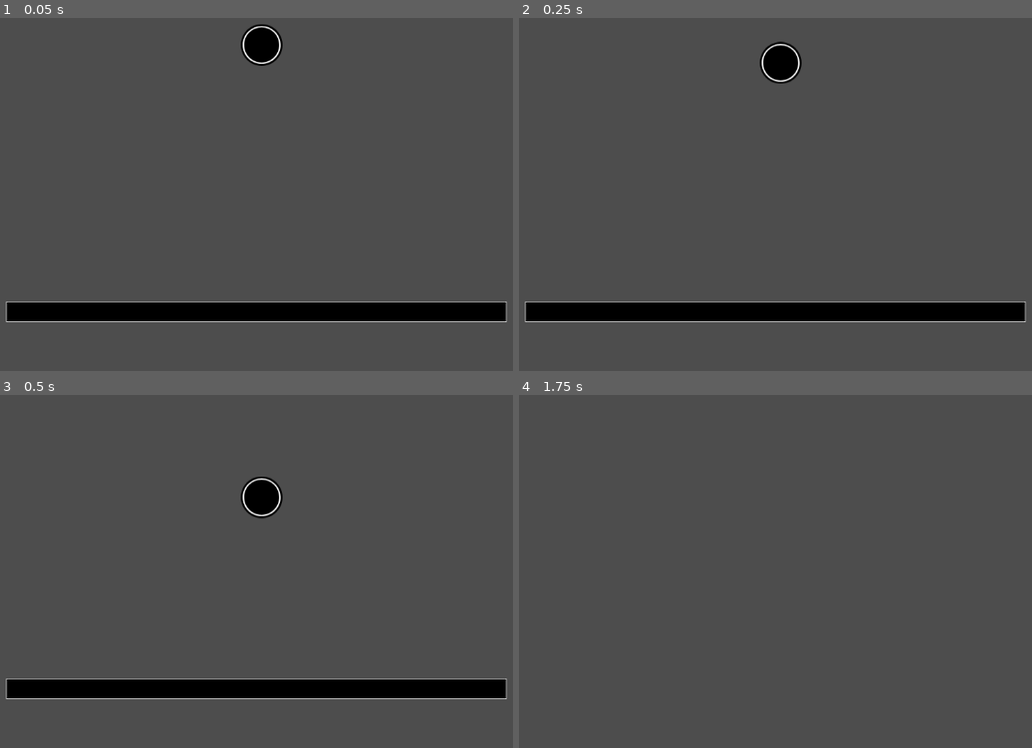
Above: before the commit, frames 1-4 (two rows, left to right).
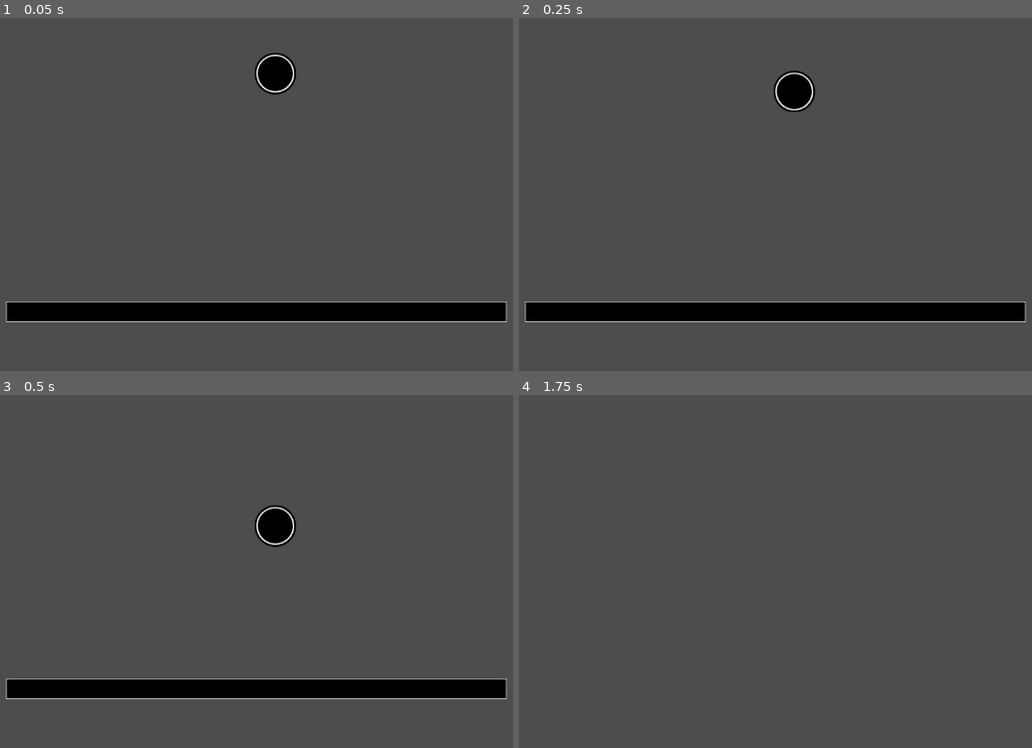
Above: after the commit, the same moments.

Repository: jo-ho/balance-game
Game: Godot game, scene res://game.tscn
The game is run twice, just before and just after one commit, with the same random seed, the same clock (stepped at 60 frames per second) and the same inputs.
Inputs:
- Up to frame 1 (0.05 s): no input
- Up to frame 2 (0.25 s): no input
- Up to frame 3 (0.5 s): no input
- Up to frame 4 (1.75 s): hold Down (right_down) 0.53-1.28 s; hold S (left_down) from 1.28 s (still down)

The runs differ from the first frame. In frame 1, 1.3% of the frame differs, in the area x 46-58%, y 1-22%; in frame 2, 1.3%; in frame 3, 1.3%, in the area x 46-58%, y 23-44%; in frame 4, nothing differs.

Commit message:
Add effects + pickups system

Diff:
--- a/body/ball.gd
+++ b/body/ball.gd
@@ -1,2 +1,8 @@
 class_name Ball
 extends RigidBody2D
+
+func _ready() -> void:
+	Events.ball_frozen.connect(_on_frozen)
+
+func _on_frozen(value: bool) -> void:
+	call_deferred("set_lock_rotation_enabled", value)
--- a/body/bar.gd
+++ b/body/bar.gd
@@ -3,7 +3,7 @@
 
 const BASE_VELOCITY = 1
 const BASE_MOVE_VELOCTY = 300
-const PUSH_FORCE = 30
+const PUSH_FORCE = 25
 const ROTATION_LIMIT = PI / 9
 
 var rotate_velocity: int = 0
--- /dev/null
+++ b/common/events.gd
@@ -0,0 +1,4 @@
+extends Node
+
+signal pickup_collected(effect_type: EffectData.Type, duration_secs: float)
+signal ball_frozen(value: bool)
--- /dev/null
+++ b/effect/effect.gd
@@ -0,0 +1,18 @@
+class_name Effect
+extends Node
+
+@onready var timer: Timer = $Timer
+
+var data: EffectData
+
+func _ready() -> void:
+	timer.timeout.connect(_on_timer_timeout)
+
+func on_apply(duration_secs: float) -> void:
+	pass
+
+func on_expire() -> void:
+	pass
+
+func _on_timer_timeout() -> void:
+	on_expire()
--- /dev/null
+++ b/effect/effect.tscn
@@ -0,0 +1,8 @@
+[gd_scene load_steps=2 format=3 uid="uid://o3hqnitgvtub"]
+
+[ext_resource type="Script" uid="uid://biqmejhub4mnn" path="res://effect/effect.gd" id="1_vu2kh"]
+
+[node name="Effect" type="Node"]
+script = ExtResource("1_vu2kh")
+
+[node name="Timer" type="Timer" parent="."]
--- /dev/null
+++ b/effect/effect_data.gd
@@ -0,0 +1,10 @@
+class_name EffectData
+extends Resource
+
+enum Type {
+	FREEZE
+}
+
+@export var type: Type
+@export var name: String
+@export var scene: PackedScene
--- /dev/null
+++ b/effect/effect_manager.gd
@@ -0,0 +1,17 @@
+class_name EffectManager
+extends Node
+
+var effects: Dictionary[EffectData.Type, EffectData] = {
+	EffectData.Type.FREEZE: preload("res://effect/freeze.tres")
+}
+
+func add_effect(type: EffectData.Type, duration_secs: float) -> void:
+	for effect: Effect in get_children():
+		if effect.data.type == type:
+			effect.on_apply(duration_secs)
+			return
+
+	var new_effect: Effect = effects[type].scene.instantiate()
+	new_effect.data = effects[type]
+	add_child(new_effect)
+	new_effect.on_apply(duration_secs)
--- /dev/null
+++ b/effect/effect_manager.tscn
@@ -0,0 +1,6 @@
+[gd_scene load_steps=2 format=3 uid="uid://cm8gpjqpgogui"]
+
+[ext_resource type="Script" uid="uid://skrxrcr7r7hl" path="res://effect/effect_manager.gd" id="1_hm4uc"]
+
+[node name="EffectManager" type="Node"]
+script = ExtResource("1_hm4uc")
--- /dev/null
+++ b/effect/freeze.gd
@@ -0,0 +1,10 @@
+class_name Freeze
+extends Effect
+
+func on_apply(duration_secs: float) -> void:
+	timer.start(duration_secs)
+	Events.ball_frozen.emit(true)
+
+func on_expire() -> void:
+	Events.ball_frozen.emit(false)
+	queue_free()
--- /dev/null
+++ b/effect/freeze.tres
@@ -0,0 +1,11 @@
+[gd_resource type="Resource" script_class="EffectData" load_steps=3 format=3 uid="uid://b871nn1h1npyd"]
+
+[ext_resource type="PackedScene" uid="uid://c1gg3w3ryabb2" path="res://effect/freeze.tscn" id="1_h7ju0"]
+[ext_resource type="Script" uid="uid://bhxbpwqpk62e1" path="res://effect/effect_data.gd" id="1_xc1y3"]
+
+[resource]
+script = ExtResource("1_xc1y3")
+type = 0
+name = "Freeze"
+scene = ExtResource("1_h7ju0")
+metadata/_custom_type_script = "uid://bhxbpwqpk62e1"
--- /dev/null
+++ b/effect/freeze.tscn
@@ -0,0 +1,7 @@
+[gd_scene load_steps=3 format=3 uid="uid://c1gg3w3ryabb2"]
+
+[ext_resource type="PackedScene" uid="uid://o3hqnitgvtub" path="res://effect/effect.tscn" id="1_pgwv1"]
+[ext_resource type="Script" uid="uid://b6c1wyhnpor6c" path="res://effect/freeze.gd" id="2_3wtn4"]
+
+[node name="Effect" instance=ExtResource("1_pgwv1")]
+script = ExtResource("2_3wtn4")
--- a/game.gd
+++ b/game.gd
@@ -1,2 +1,10 @@
 class_name Game
 extends Node
+
+@onready var effect_manager: EffectManager = $EffectManager
+
+func _ready() -> void:
+	Events.pickup_collected.connect(_on_pickup_collected)
+
+func _on_pickup_collected(effect_type: EffectData.Type, duration_secs: float) -> void:
+	effect_manager.add_effect(effect_type, duration_secs)
--- a/game.tscn
+++ b/game.tscn
@@ -1,14 +1,17 @@
-[gd_scene load_steps=4 format=3 uid="uid://mot2jnulhvfy"]
+[gd_scene load_steps=5 format=3 uid="uid://mot2jnulhvfy"]
 
 [ext_resource type="Script" uid="uid://deybraxkl66uj" path="res://game.gd" id="1_80nbo"]
 [ext_resource type="PackedScene" uid="uid://dlgf2llvx3moj" path="res://body/ball.tscn" id="2_e2o6t"]
+[ext_resource type="PackedScene" uid="uid://cm8gpjqpgogui" path="res://effect/effect_manager.tscn" id="2_fc0e3"]
 [ext_resource type="PackedScene" uid="uid://6mll275lpau5" path="res://body/bar.tscn" id="3_feb5d"]
 
 [node name="Game" type="Node"]
 script = ExtResource("1_80nbo")
 
+[node name="EffectManager" parent="." instance=ExtResource("2_fc0e3")]
+
 [node name="Ball" parent="." instance=ExtResource("2_e2o6t")]
-position = Vector2(514, 146)
+position = Vector2(535, 190)
 
 [node name="Bar" parent="." instance=ExtResource("3_feb5d")]
 position = Vector2(506, 557)
--- /dev/null
+++ b/pickup/freeze_pickup.tres
@@ -0,0 +1,13 @@
+[gd_resource type="Resource" script_class="PickupData" load_steps=4 format=3 uid="uid://b8ycgi65sqfoi"]
+
+[ext_resource type="PackedScene" uid="uid://cnwykvr2fxfer" path="res://pickup/pickup_2d.tscn" id="1_fgvba"]
+[ext_resource type="Script" uid="uid://bp7csbqvuqrg3" path="res://pickup/pickup_data.gd" id="1_xvkd8"]
+[ext_resource type="Texture2D" uid="uid://8ktp5nqs0oq4" path="res://pickup/assets/snowflake-1.png" id="3_tu8cs"]
+
+[resource]
+script = ExtResource("1_xvkd8")
+sprite = ExtResource("3_tu8cs")
+effect_type = 0
+duration_secs = 3
+scene = ExtResource("1_fgvba")
+metadata/_custom_type_script = "uid://bp7csbqvuqrg3"
--- a/pickup/pickup.gd
+++ /dev/null
@@ -1,6 +0,0 @@
-class_name Pickup
-extends Resource
-
-@export var sprite: Texture2D
-@export var duration_ms: int
-@export var scene: PackedScene
--- a/pickup/pickup_2d.gd
+++ b/pickup/pickup_2d.gd
@@ -3,24 +3,18 @@
 
 @onready var area_2d: Area2D = $Area2D
 @onready var despawn: Timer = $Despawn
-@onready var effect_timer: Timer = $EffectTimer
+@onready var sprite: Sprite2D = $Sprite2D
 
-var data: Pickup
-var remaining_time_ms: int
+@export var data: PickupData:
+	set(value):
+		data = value
 
 func _ready() -> void:
 	area_2d.body_entered.connect(_on_body_entered)
 	despawn.timeout.connect(func() -> void: queue_free())
-
-	effect_timer.wait_time = data.duration_ms
-	effect_timer.timeout.connect(_on_effect_timeout)
+	sprite.texture = data.sprite
 
 func _on_body_entered(body: Node2D) -> void:
 	if body is Ball:
-		_on_effect_start()
-
-func _on_effect_start() -> void:
-	pass
-
-func _on_effect_timeout() -> void:
-	pass
+		Events.pickup_collected.emit(data.effect_type, data.duration_secs)
+		queue_free()
--- a/pickup/pickup_2d.tscn
+++ b/pickup/pickup_2d.tscn
@@ -16,5 +16,3 @@
 shape = SubResource("RectangleShape2D_eibo3")
 
 [node name="Despawn" type="Timer" parent="."]
-
-[node name="EffectTimer" type="Timer" parent="."]
--- /dev/null
+++ b/pickup/pickup_data.gd
@@ -0,0 +1,7 @@
+class_name PickupData
+extends Resource
+
+@export var sprite: Texture2D
+@export var effect_type: EffectData.Type
+@export var duration_secs: int
+@export var scene: PackedScene
--- a/pickup/pickup_spawner.gd
+++ b/pickup/pickup_spawner.gd
@@ -5,9 +5,9 @@
 
 @export var spawn_delay_secs: float = 1
 
-signal pickup_spawned(pickup: Pickup)
+signal pickup_spawned(pickup: PickupData)
 
-var pool: Array[Pickup] = [
+var pool: Array[PickupData] = [
 
 ]
 
@@ -16,7 +16,7 @@
 	timer.wait_time = spawn_delay_secs
 
 func _on_timer_timeout() -> void:
-	var pickup: Pickup = pool.pick_random().instantiate()
+	var pickup: PickupData = pool.pick_random()
 	pickup_spawned.emit(pickup)
 
 func start() -> void:
--- a/project.godot
+++ b/project.godot
@@ -14,6 +14,10 @@
 run/main_scene="uid://mot2jnulhvfy"
 config/features=PackedStringArray("4.4", "GL Compatibility")
 config/icon="res://icon.svg"
+
+[autoload]
+
+Events="*res://common/events.gd"
 
 [debug]
 
Not shown, added: common/events.gd.uid
Not shown, added: effect/effect.gd.uid
Not shown, added: effect/effect_data.gd.uid
Not shown, added: effect/effect_manager.gd.uid
Not shown, added: effect/freeze.gd.uid
Renamed: pickup/pickup.gd.uid -> pickup/pickup_data.gd.uid
